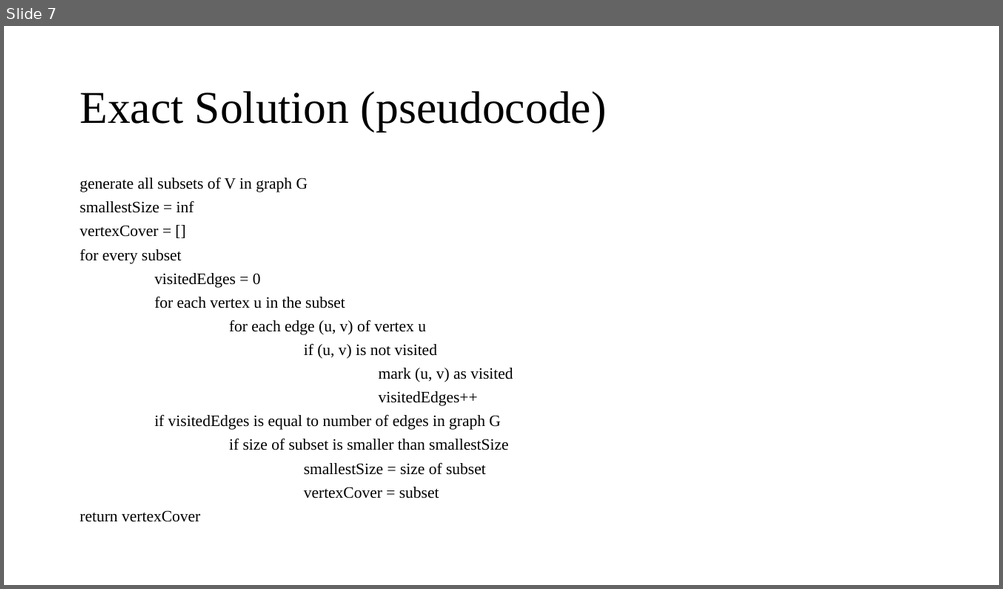
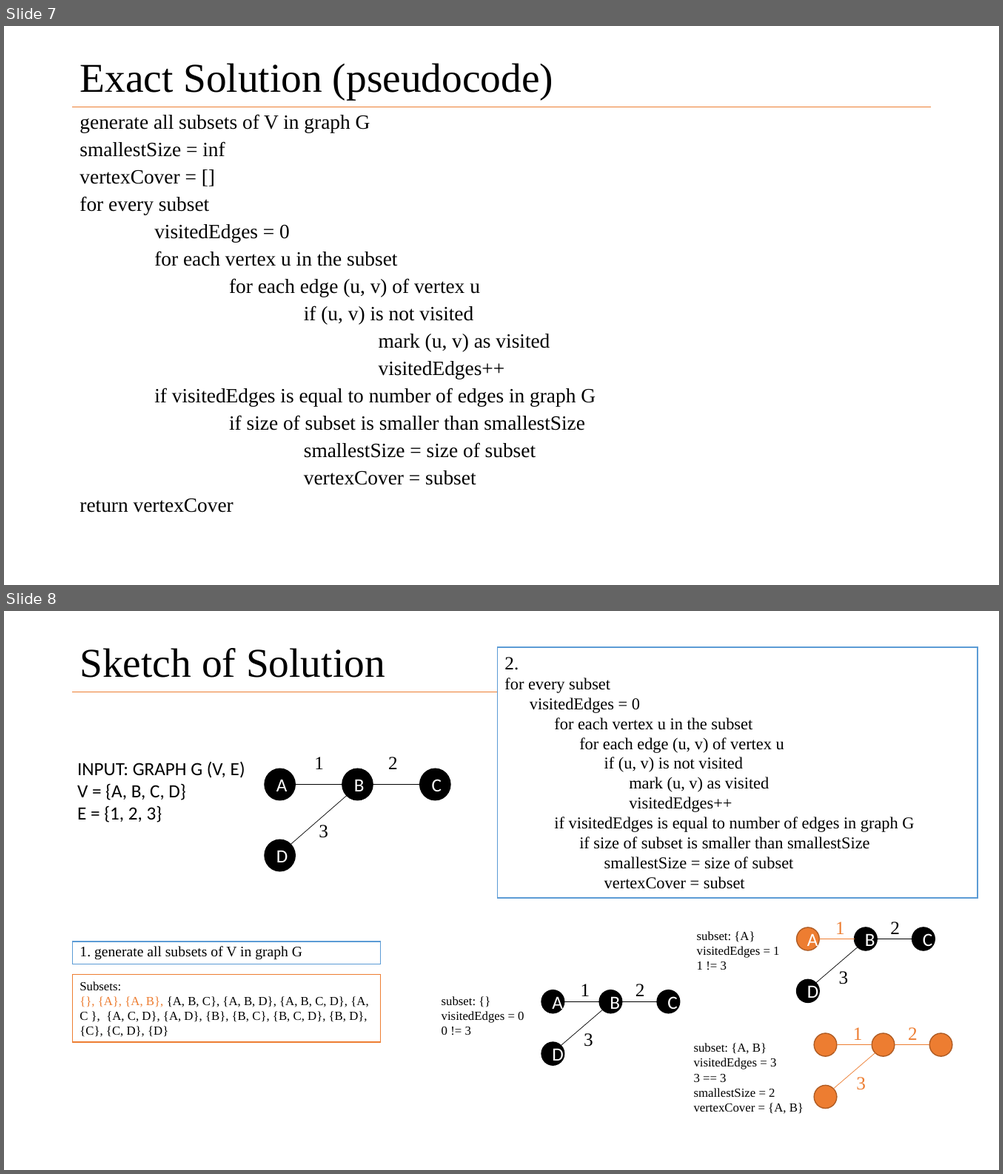
Before and after one commit to chen6wx/np-project, a slide deck: presentations/problem_presentation.pptx. Shown one above the other, each under a label of ours: slide 7 before the commit, slides 7 and 8 after it. The pictures are 1003x589 and 1003x1174 pixels, drawn with LibreOffice and Linux fonts; fonts in the diff are those of the drawing. Boxes give left, top, right and bottom in pixels: in the first picture for what was removed or moved away, otherwise in the second. Text is boxed around its words. In the diff, an @@ line names an element or a change of style, - is before the commit and + after.

```diff
--- a/presentations/problem_presentation.pptx
+++ b/presentations/problem_presentation.pptx
@@ slide 8 added at <box>4,611,999,1170</box>, background #FFFFFF; not listed: 1 template element that a slide beside it also shows @@
@@ title added at <box>79,648,385,678</box>, 39.6 pt, text #000000 @@
+Sketch of Solution
@@ rectangle added at <box>497,647,977,898</box>, fill #FFFFFF, outline #5B9BD5 1 pt, 16 pt, text #000000 @@
+2.
+for every subset
+visitedEdges = 0
+for each vertex u in the subset
+for each edge (u, v) of vertex u
+if (u, v) is not visited
+mark (u, v) as visited
+visitedEdges++
+if visitedEdges is equal to number of edges in graph G
+if size of subset is smaller than smallestSize
+smallestSize = size of subset
+vertexCover = subset
@@ text added at <box>77,761,245,823</box>, 18 pt, text #000000 @@
+INPUT: GRAPH G (V, E)
+V = {A, B, C, D}
+E = {1, 2, 3}
@@ group added at <box>264,757,450,871</box>: 4 ellipses, 3 lines, 3 texts @@
+A
+D
+B
+C
+1
+2
+3
@@ text added at <box>73,942,381,964</box>, fill #FFFFFF, outline #5B9BD5 1 pt, 14 pt, text #000000 @@
+1. generate all subsets of V in graph G
@@ text added at <box>697,931,779,970</box>, 12 pt, text #000000 @@
+subset: {A}
+visitedEdges = 1
+1 != 3
@@ rectangle added at <box>73,974,381,1042</box>, fill #FFFFFF, outline #ED7D31 1 pt, 12 pt, text #000000 @@
+Subsets:
+{}, {A}, {A, B}, {A, B, C}, {A, B, D}, {A, B, C, D}, {A, C }, {A, C, D}, {A, D}, {B}, {B, C}, {B, C, D}, {B, D},
+{C}, {C, D}, {D}
@@ group added at <box>797,922,935,1002</box>: 4 ellipses, 3 lines, 3 texts @@
+A
+D
+B
+C
+1
+2
+3
@@ text added at <box>441,997,523,1035</box>, 12 pt, text #000000 @@
+subset: {}
+visitedEdges = 0
+0 != 3
@@ group added at <box>541,984,680,1065</box>: 4 ellipses, 3 lines, 3 texts @@
+A
+D
+B
+C
+1
+2
+3
@@ text added at <box>694,1043,803,1114</box>, 12 pt, text #000000 @@
+subset: {A, B}
+visitedEdges = 3
+3 == 3
+smallestSize = 2
+vertexCover = {A, B}
@@ group added at <box>814,1028,952,1109</box>: 4 ellipses, 3 lines, 3 texts @@
+A
+D
+B
+C
+1
+2
+3
@@ slide 7 changed as well @@
@@ title "Exact Solution (pseudocode)" at <box>79,63,553,99</box>: size 44 to 39.6 pt @@
@@ text "generate all subsets of V ...": place and size @@
-text "generate all subsets of V ..." at <box>79,178,512,523</box>
+text "generate all subsets of V ..." at <box>79,114,595,513</box>
@@ text "generate all subsets of V ..." at <box>79,114,595,513</box>: size 15.4 to 19.6 pt @@
@@ line added from (73, 107) to (930, 107), #ED7D31 0.5 pt @@
```
Also in this commit, not shown: 7 other slides changed, 2 other slides added, 2 slides removed.
